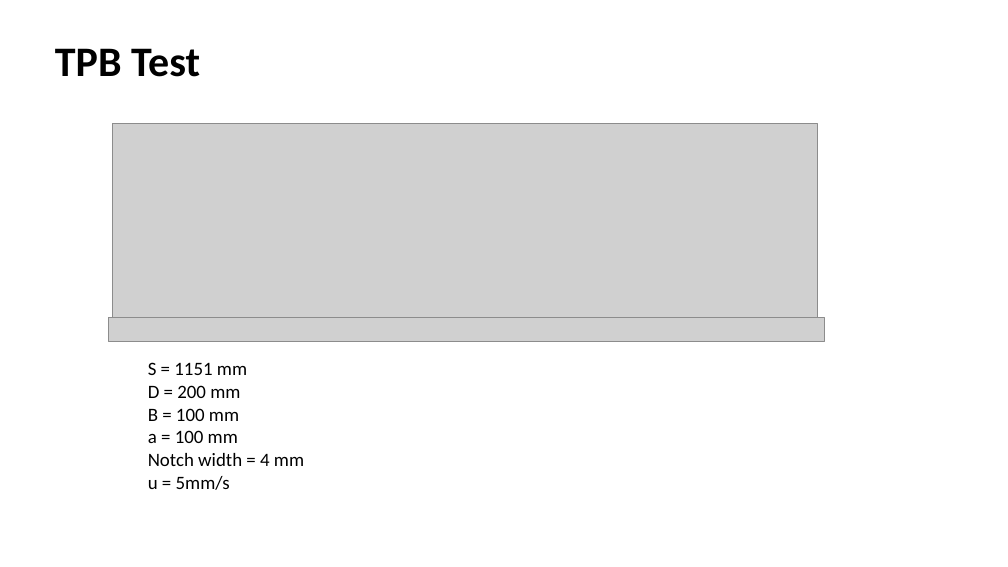
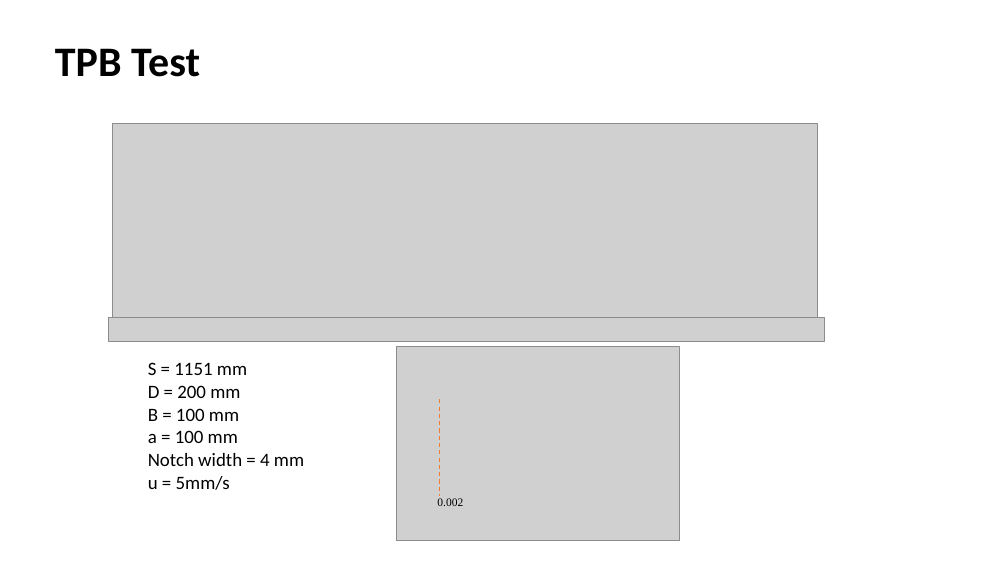
Before and after one commit to Concrete-Chrono-Development/concrete-calibration, a slide deck: slide 1 of TPB test calibration/TPB test.pptx. Drawn at 1008x567 pixels with LibreOffice and Linux fonts; fonts in the diff are those of the drawing; grey boxes stand for pictures. Boxes give left, top, right and bottom in pixels: in the first picture for what was removed or moved away, otherwise in the second. Text is boxed around its words. In the diff, an @@ line names an element or a change of style, - is before the commit and + after.

```diff
--- a/TPB test calibration/TPB test.pptx
+++ b/TPB test calibration/TPB test.pptx
@@ picture added at (397, 346, 679, 541) @@
@@ line added from (439, 399) to (439, 496), #ED7D31 1 pt dashed @@
@@ text added at (437, 498, 463, 506), 11 pt, text #000000 @@
+0.002
```
Also in this commit, not shown: 1 slide added.
